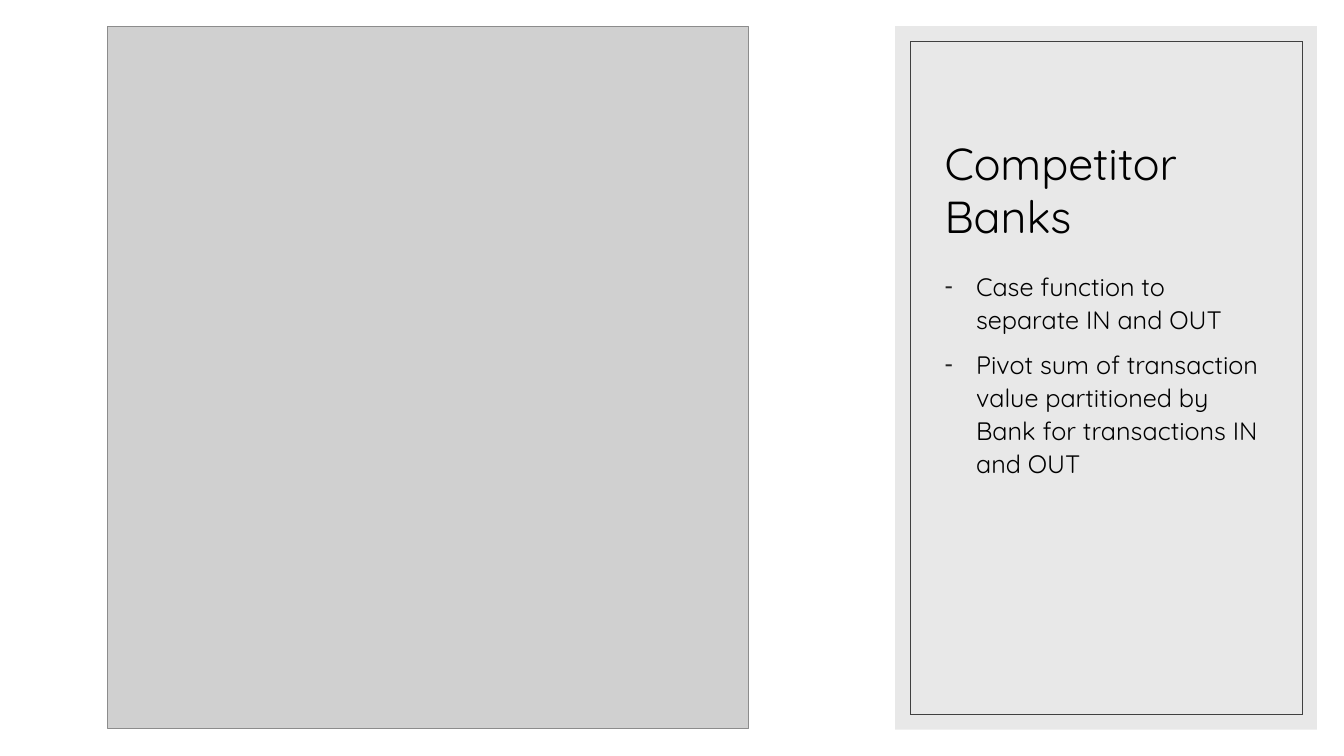
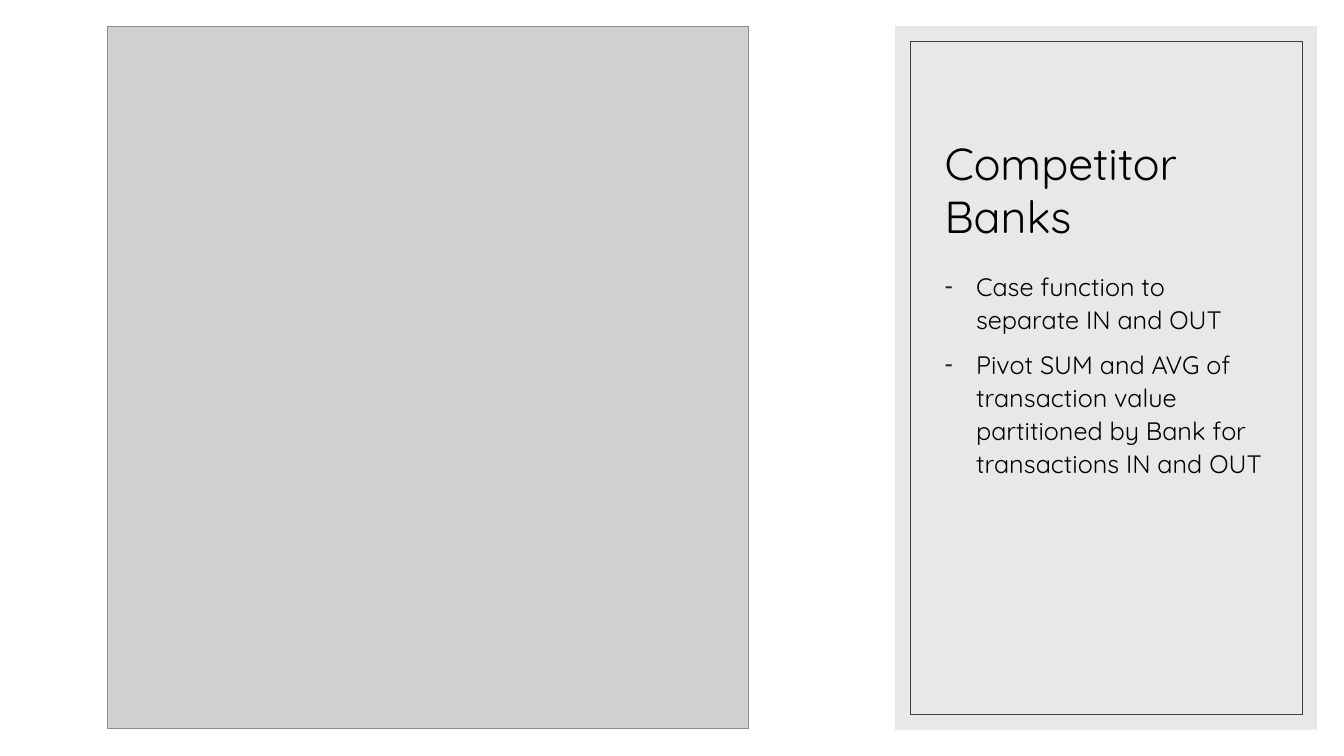
Before and after one commit to SamPurle/Banking_Team_1, a slide deck: slide 6 of SammyPPT.pptx (slide 7 before the commit). Drawn at 1344x756 pixels with LibreOffice and Linux fonts; fonts in the diff are those of the drawing; grey boxes stand for pictures. Boxes give left, top, right and bottom in pixels: in the first picture for what was removed or moved away, otherwise in the second. Text is boxed around its words. In the diff, an @@ line names an element or a change of style, - is before the commit and + after.

```diff
--- a/SammyPPT.pptx
+++ b/SammyPPT.pptx
@@ text at bbox=[976, 355, 1261, 474]: text changed @@
-– Pivot sum of transaction value partitioned by Bank for transactions IN and OUT
+– Pivot SUM and AVG of transaction value partitioned by Bank for transactions IN and OUT
```
Also in this commit, not shown: 9 other slides changed, 11 slides added, 3 slides removed, 3 other files.
